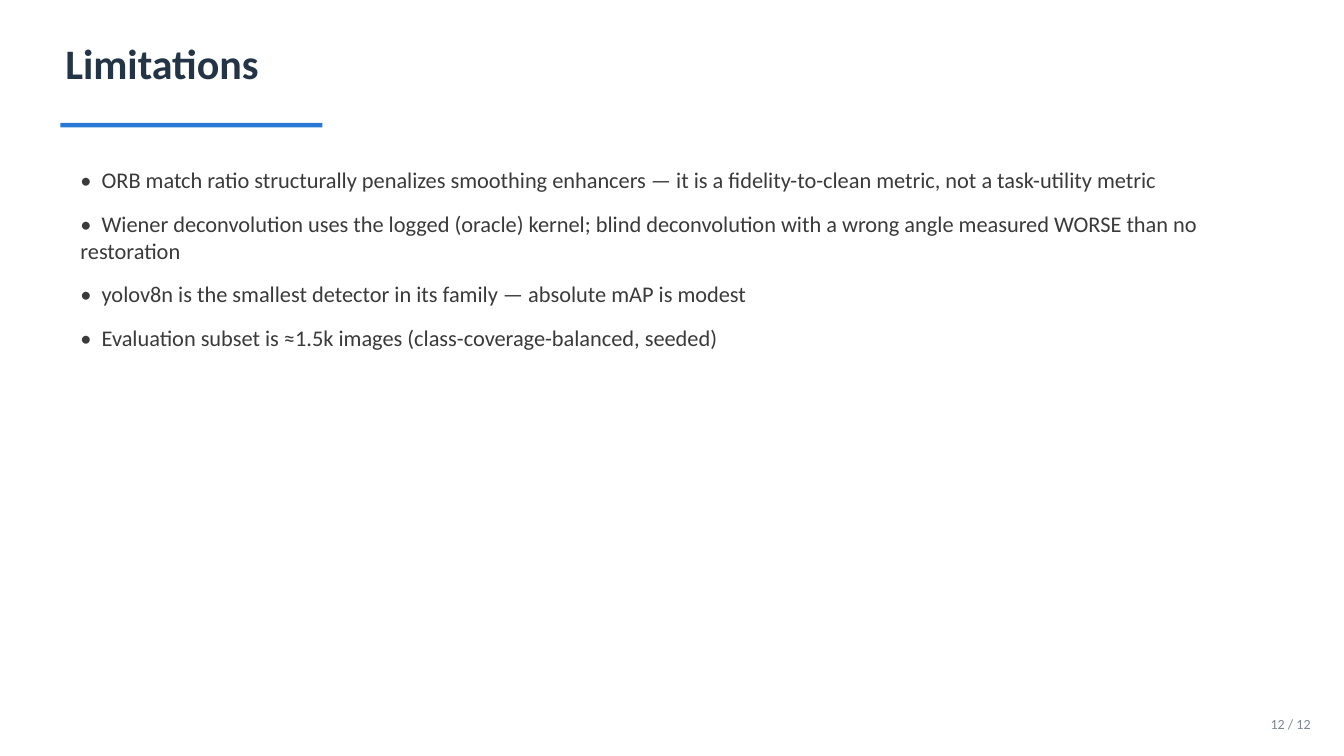
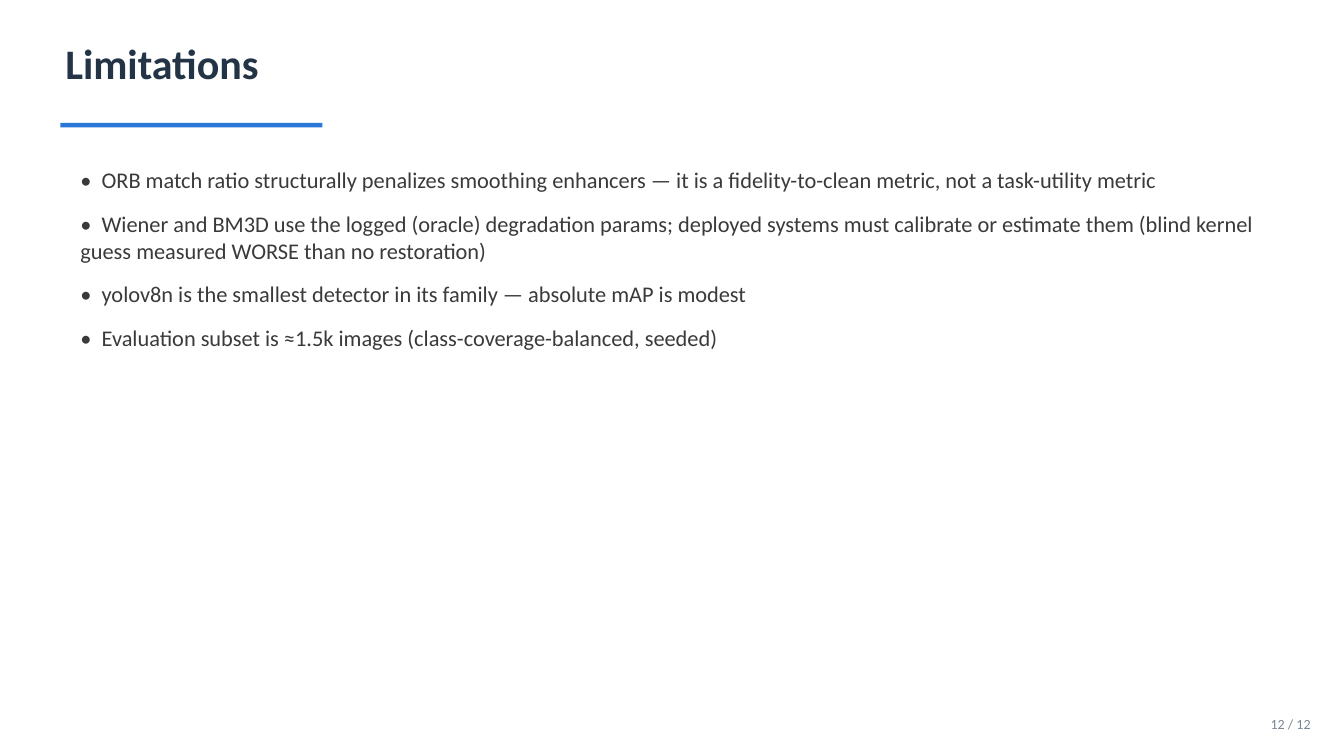
Before and after one commit to ShiraTzi/Final-Project-Image-Processing, a slide deck: slide 12 of slides/final_presentation.pptx. Drawn at 1344x756 pixels with LibreOffice and Linux fonts; fonts in the diff are those of the drawing. Boxes give left, top, right and bottom in pixels: in the first picture for what was removed or moved away, otherwise in the second. Text is boxed around its words. In the diff, an @@ line names an element or a change of style, - is before the commit and + after.

```diff
--- a/slides/final_presentation.pptx
+++ b/slides/final_presentation.pptx
@@ text at [80,216,1252,263]: text changed @@
-• Wiener deconvolution uses the logged (oracle) kernel; blind deconvolution with a wrong angle measured WORSE than no restoration
+• Wiener and BM3D use the logged (oracle) degradation params; deployed systems must calibrate or estimate them (blind kernel guess measured WORSE than no restoration)
```
Also in this commit, not shown: 4 other slides changed, 58 other files.
